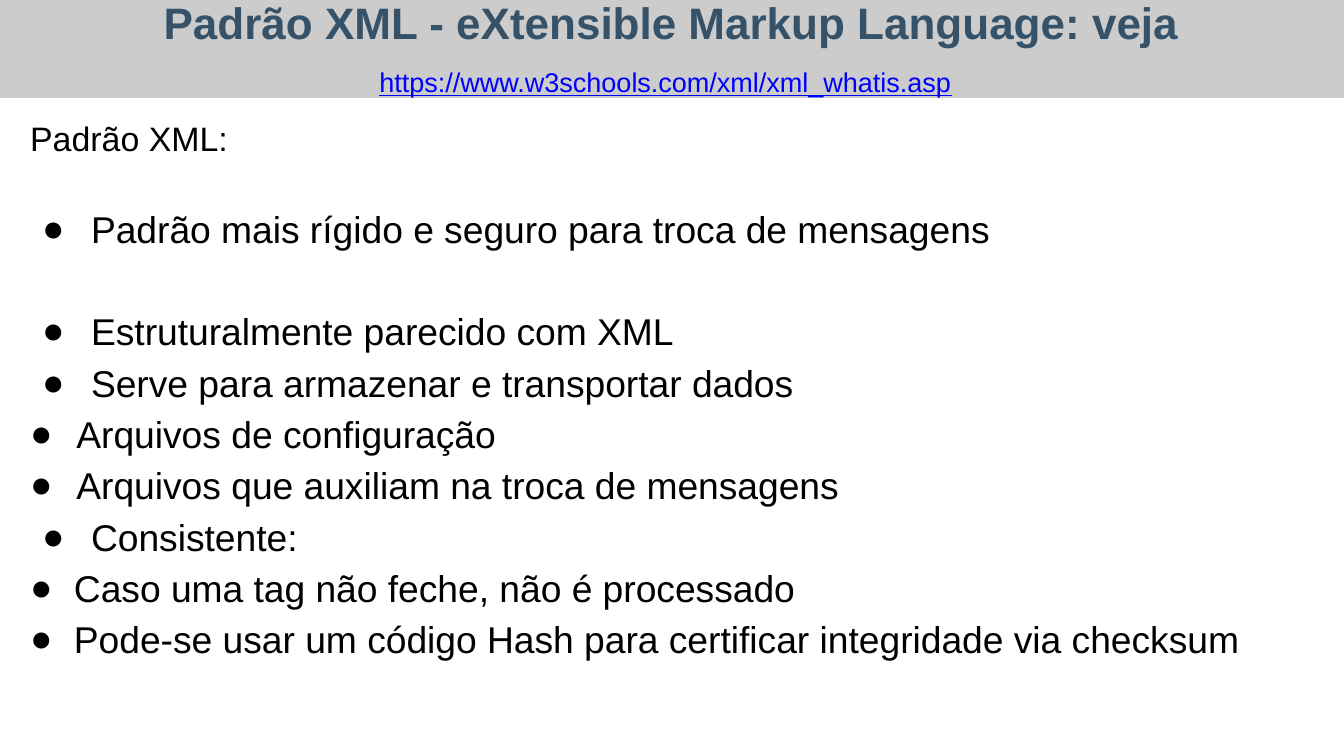
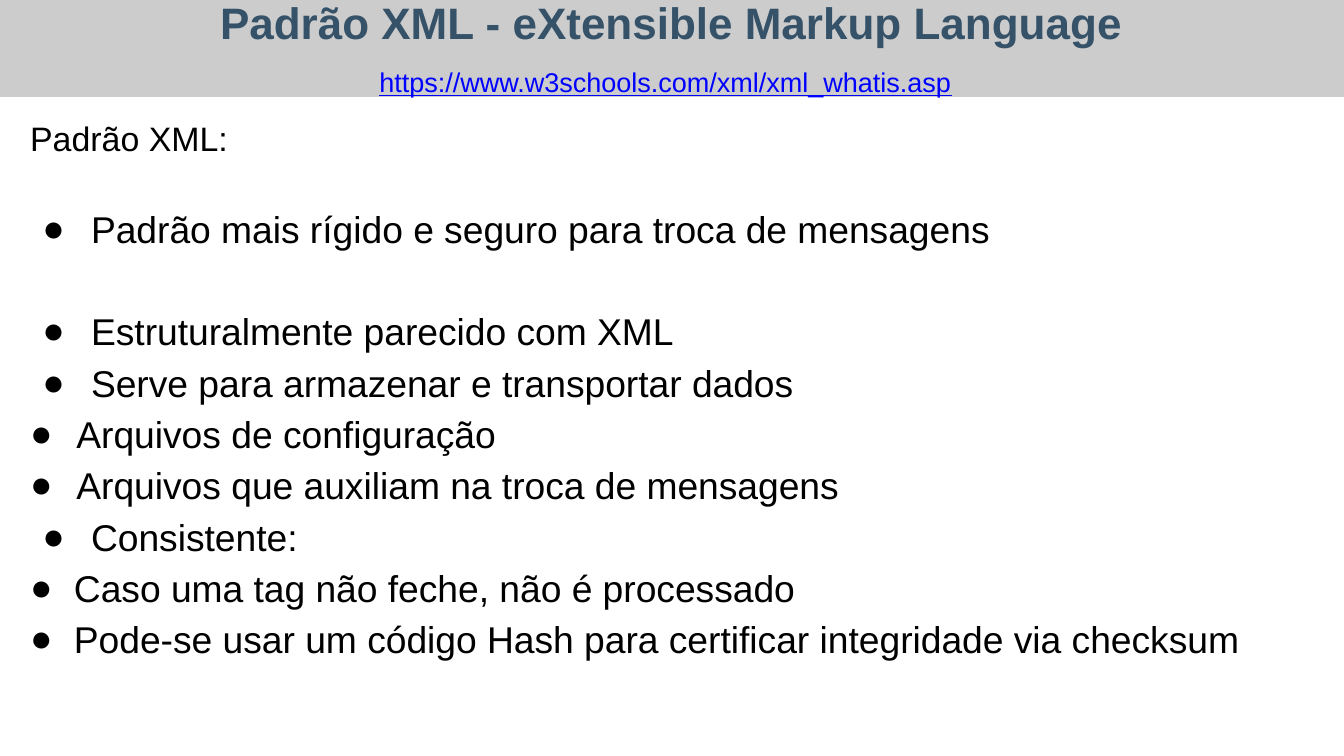
Before and after one commit to flalix/curso_python, a slide deck: slide 9 of docs/wee02-lec02-tipos de arquivos.pptx. Drawn at 1344x756 pixels with LibreOffice and Linux fonts; fonts in the diff are those of the drawing. Boxes give left, top, right and bottom in pixels: in the first picture for what was removed or moved away, otherwise in the second. Text is boxed around its words. In the diff, an @@ line names an element or a change of style, - is before the commit and + after.

```diff
--- a/docs/wee02-lec02-tipos de arquivos.pptx
+++ b/docs/wee02-lec02-tipos de arquivos.pptx
@@ text in rectangle at (220, 7, 1122, 97): text changed @@
-Padrão XML - eXtensible Markup Language: veja https://www.w3schools.com/xml/xml_whatis.asp
+Padrão XML - eXtensible Markup Language https://www.w3schools.com/xml/xml_whatis.asp
```
Also in this commit, not shown: 10 other slides changed, 3 other files.
